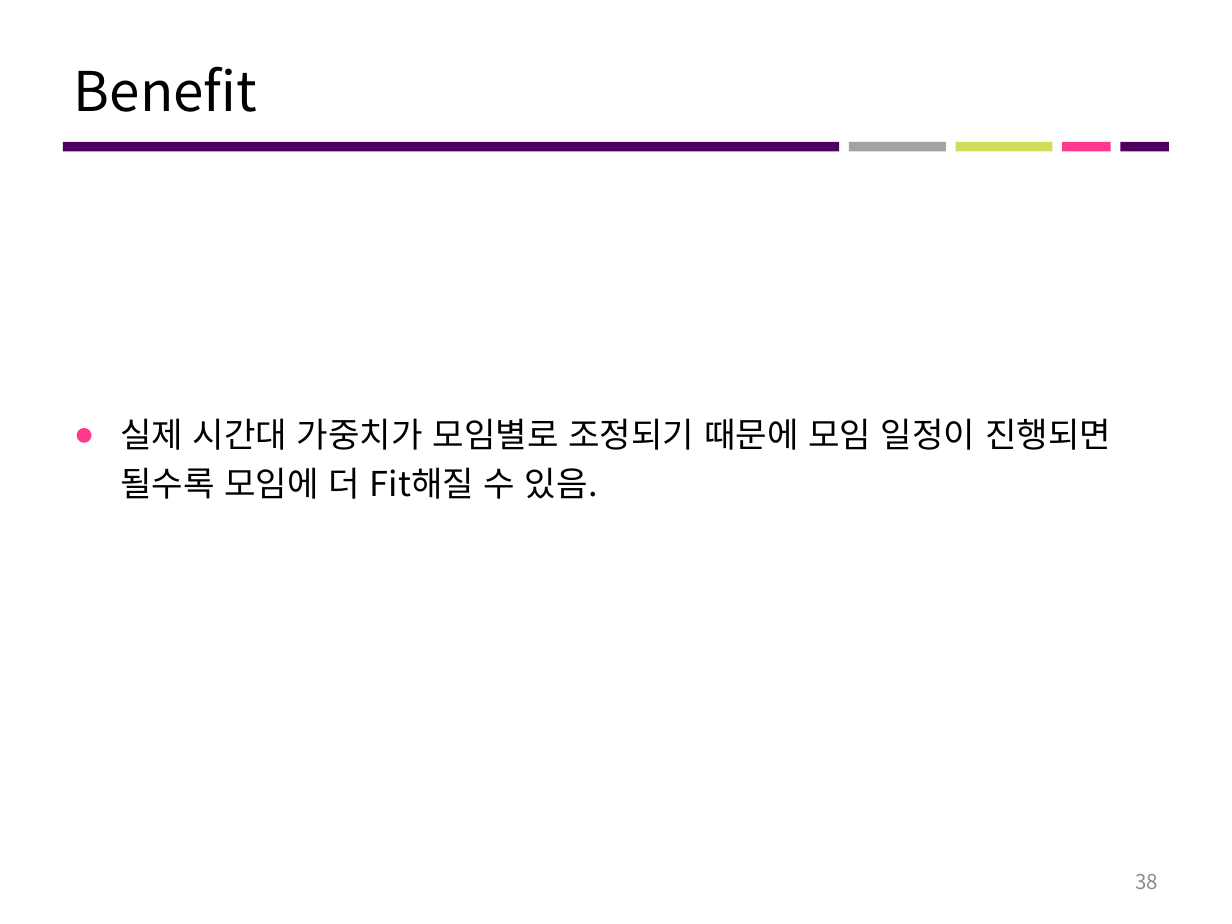
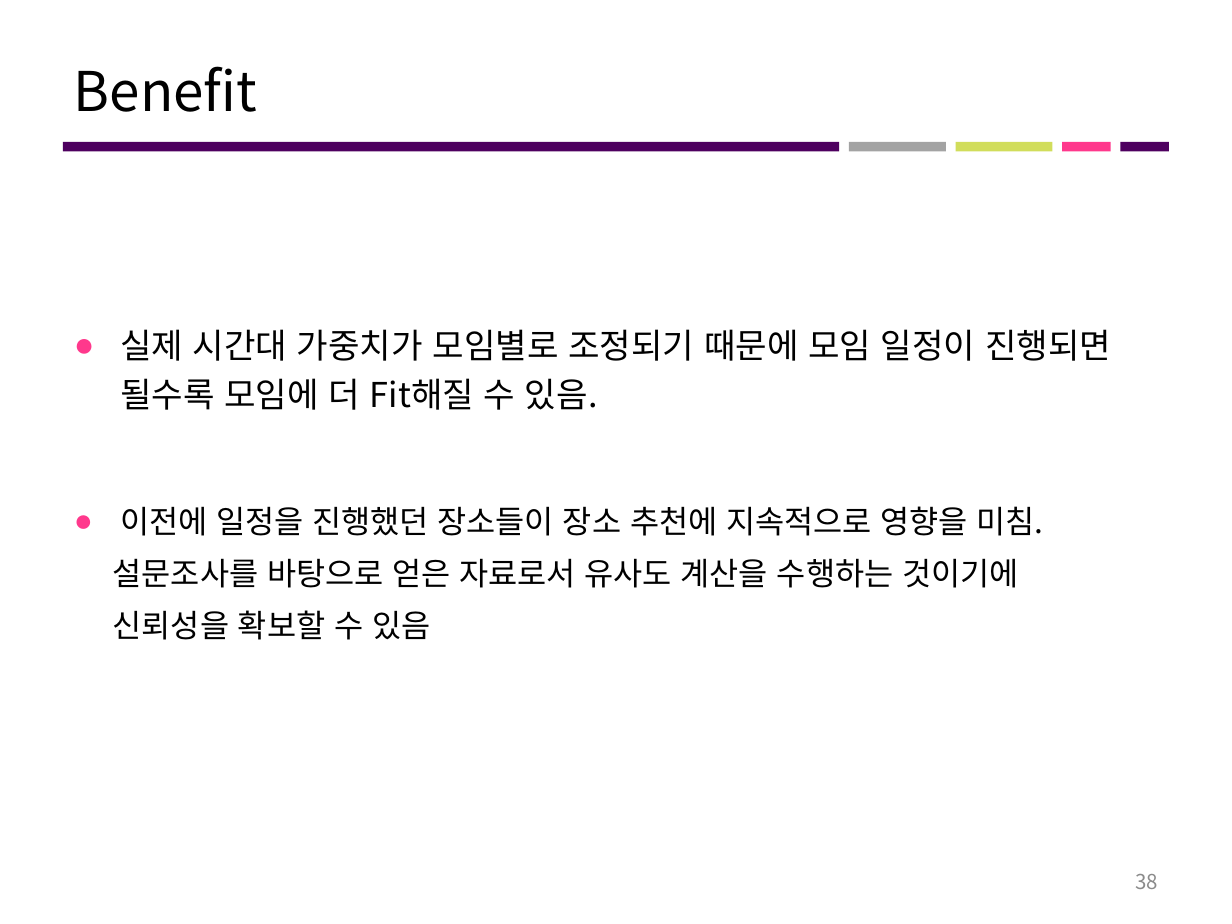
Before and after one commit to 7hong13/FillingGood, a slide deck: slide 38 of 최종산출물/4조 최종결과보고서.pptx. Drawn at 1232x924 pixels with LibreOffice and Linux fonts; fonts in the diff are those of the drawing. Boxes give left, top, right and bottom in pixels: in the first picture for what was removed or moved away, otherwise in the second. Text is boxed around its words. In the diff, an @@ line names an element or a change of style, - is before the commit and + after.

Commit message:
진짜 최종

```diff
--- a/최종산출물/4조 최종결과보고서.pptx
+++ b/최종산출물/4조 최종결과보고서.pptx
@@ text "실제 시간대 가중치가 모임별로 조정되기 ...": place and size @@
-text "실제 시간대 가중치가 모임별로 조정되기 ..." at [120,418,1111,499]
+text "실제 시간대 가중치가 모임별로 조정되기 ..." at [120,329,1111,410]
@@ text added at [113,506,1044,640], 18.5 pt, text #000000 @@
+● 이전에 일정을 진행했던 장소들이 장소 추천에 지속적으로 영향을 미침.
+설문조사를 바탕으로 얻은 자료로서 유사도 계산을 수행하는 것이기에
+신뢰성을 확보할 수 있음
```
